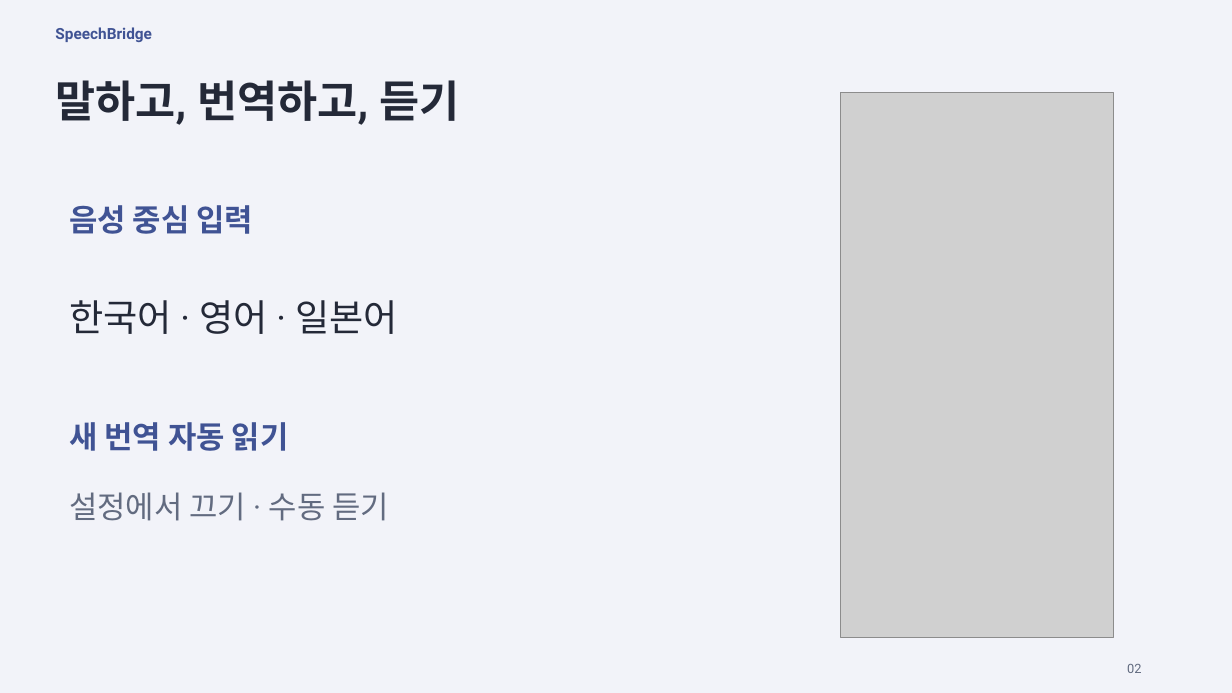
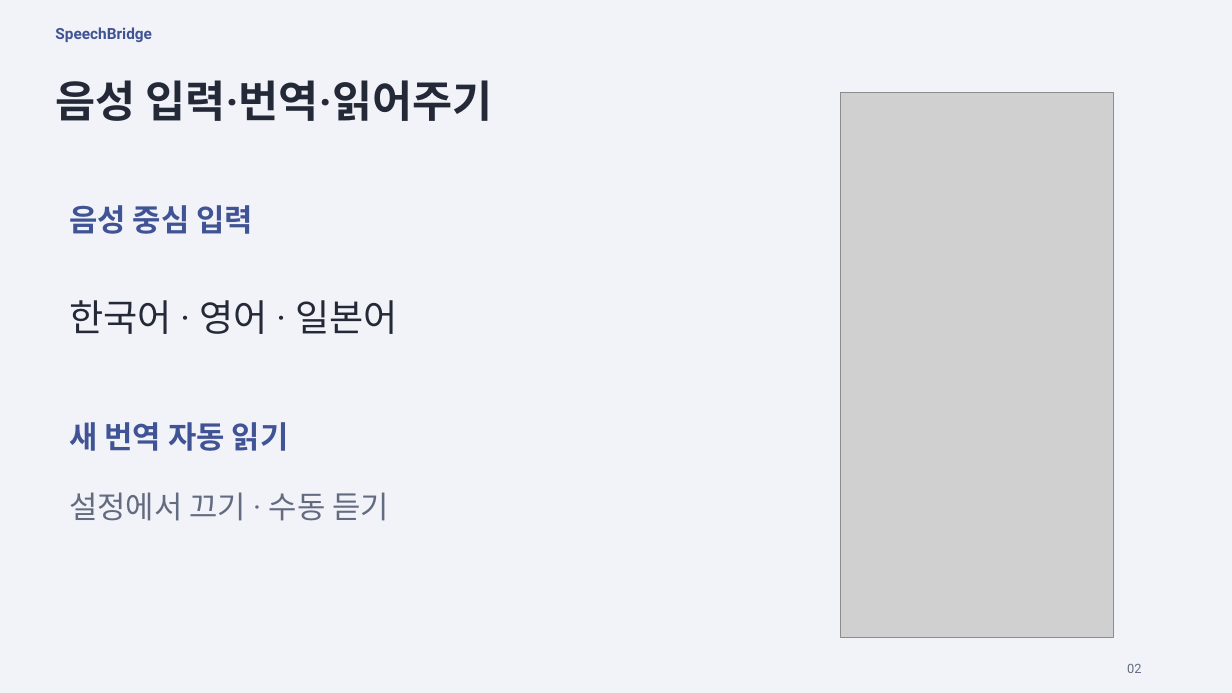
Before and after one commit to slfkalstks/SpeechBridge, a slide deck: slide 2 of presentation/SpeechBridge.pptx. Drawn at 1232x693 pixels with LibreOffice and Linux fonts; fonts in the diff are those of the drawing; grey boxes stand for pictures. Boxes give left, top, right and bottom in pixels: in the first picture for what was removed or moved away, otherwise in the second. Text is boxed around its words. In the diff, an @@ line names an element or a change of style, - is before the commit and + after.

```diff
--- a/presentation/SpeechBridge.pptx
+++ b/presentation/SpeechBridge.pptx
@@ text at bbox=[55, 80, 492, 121]: text changed @@
-말하고, 번역하고, 듣기
+음성 입력·번역·읽어주기
```
Also in this commit, not shown: 3 other slides changed, 17 other files.
